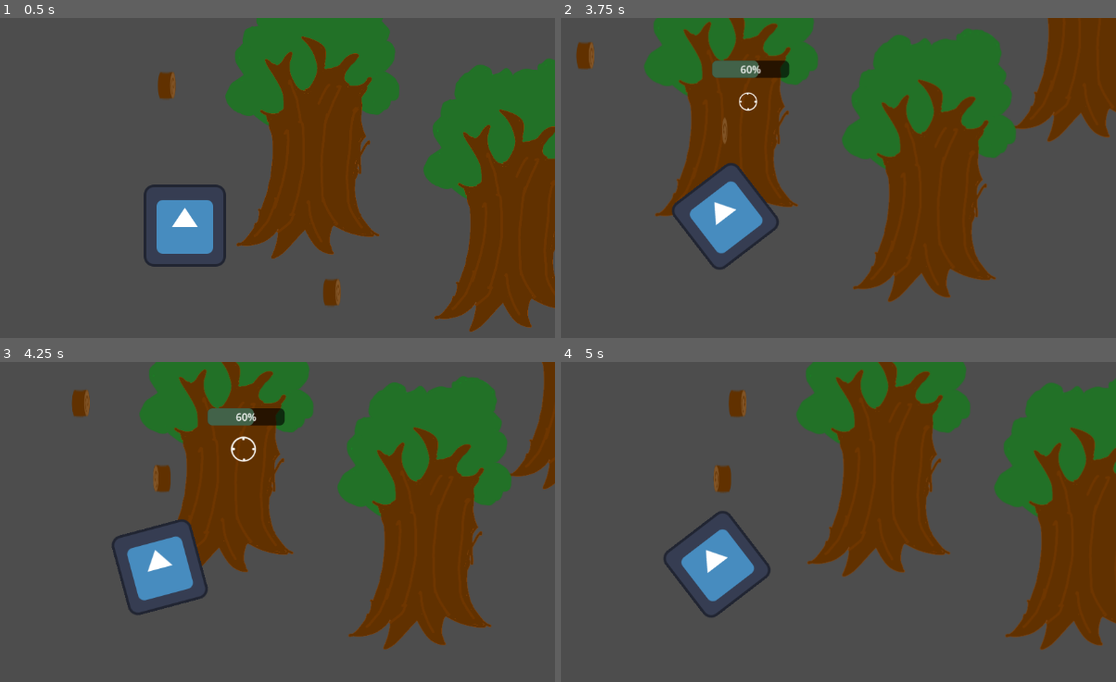
Above: before the commit, frames 1-4 (two rows, left to right).
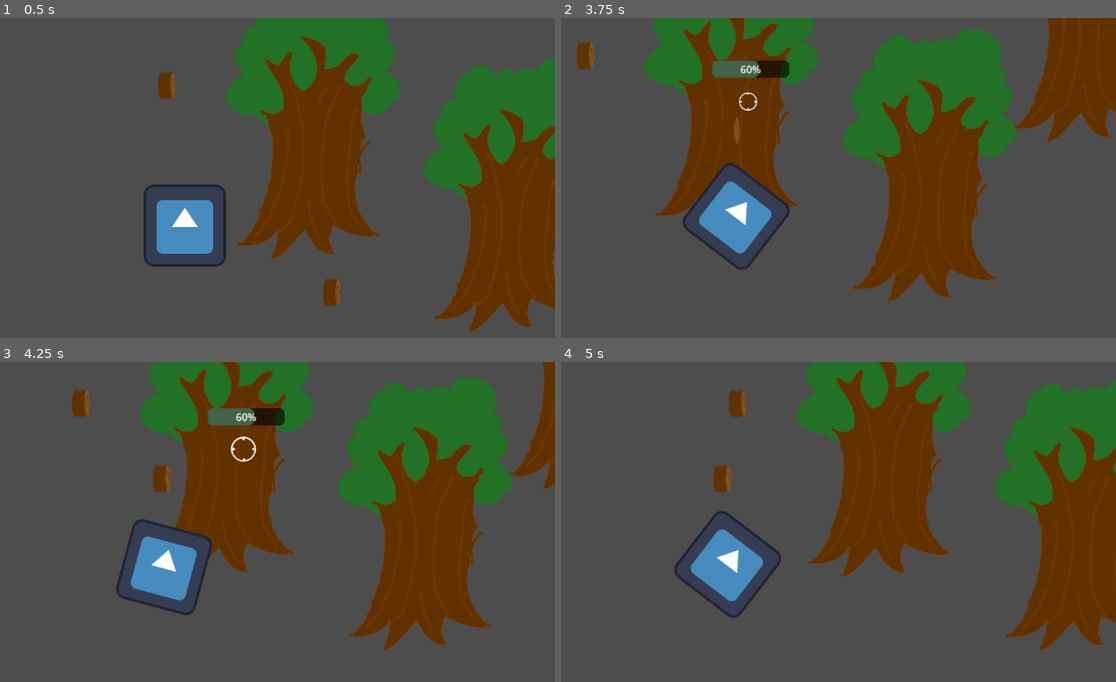
Above: after the commit, the same moments.

Repository: OgGhostJelly/unnamed-project
Game: Godot game, scene res://2d/2d.tscn
Same seed, same stepped clock (60 frames per second), same inputs: the game is played once before the commit and once after it. The engine's default icon, where the game draws it, is replaced by a stand-in: a white triangle on a blue panel in a dark square.
Inputs:
- Up to frame 1 (0.5 s): no input
- Up to frame 2 (3.75 s): tap Enter at 0.5 s; hold Right (move_right) 0.53-1.28 s; hold E (interact) 0.53-1.28 s; hold Down (move_down) 1.28-2.03 s; tap E (interact) at 1.35, 2.85 s; hold Right (move_right) 2.03-2.78 s; hold E (interact) 2.03-2.78 s; hold Up (move_up) 2.78-3.53 s; hold Left (move_left) from 3.53 s (still down); hold E (interact) from 3.53 s (still down)
- Up to frame 3 (4.25 s): keep holding Left (move_left); keep holding E (interact)
- Up to frame 4 (5 s): keep holding Left (move_left); release E (interact) at 4.28 s; tap E (interact) at 4.35 s

Frame 1 is identical in both runs. In frame 2, 2.2% of the frame differs, in the area x 20-42%, y 31-79%; in frame 3, 1.8%; in frame 4, 1.9%.

Commit message:
made player handle flipping better

Diff:
--- a/2d/player/player.gd
+++ b/2d/player/player.gd
@@ -5,6 +5,7 @@
 @export var overencumbered: float = 0.5
 
 @onready var animation_player: AnimationPlayer = $AnimationPlayer
+@onready var sprite: Sprite2D = $Sprite2D
 @onready var interactable_area: Interactor = $InteractorArea
 
 
@@ -37,5 +38,4 @@
 	else:
 		animation_player.play("idle")
 
-	# flip character based on direction it is moving in
-	transform.x.x = 1.0 if input_vector.x > 0 else -1.0 if input_vector.x < 0.0 else transform.x.x
+	sprite.flip_h = true if input_vector.x > 0 else false if input_vector.x < 0.0 else sprite.flip_h
--- a/2d/player/player.tscn
+++ b/2d/player/player.tscn
@@ -105,16 +105,23 @@
 [node name="Player" type="CharacterBody2D"]
 script = ExtResource("1_6bl6p")
 
+[node name="Camera2D" type="Camera2D" parent="."]
+current = true
+position_smoothing_enabled = true
+
 [node name="CollisionShape2D" type="CollisionShape2D" parent="."]
 shape = SubResource("RectangleShape2D_6r7eb")
+
+[node name="Sprite2D" type="Sprite2D" parent="."]
+texture = ExtResource("2_j1oli")
 
 [node name="AnimationPlayer" type="AnimationPlayer" parent="."]
 libraries = {
 "": SubResource("AnimationLibrary_4pbgp")
 }
 
-[node name="Sprite2D" type="Sprite2D" parent="."]
-texture = ExtResource("2_j1oli")
+[node name="InventoryDisplay" parent="." instance=ExtResource("4_l5s4y")]
+position = Vector2(0, -142)
 
 [node name="InteractorArea" type="Area2D" parent="."]
 monitorable = false
@@ -122,10 +129,3 @@
 
 [node name="CollisionShape2D" type="CollisionShape2D" parent="InteractorArea"]
 shape = SubResource("CircleShape2D_6e7kx")
-
-[node name="Camera2D" type="Camera2D" parent="."]
-current = true
-position_smoothing_enabled = true
-
-[node name="InventoryDisplay" parent="." instance=ExtResource("4_l5s4y")]
-position = Vector2(0, -142)
Not shown, changed: todo.txt
